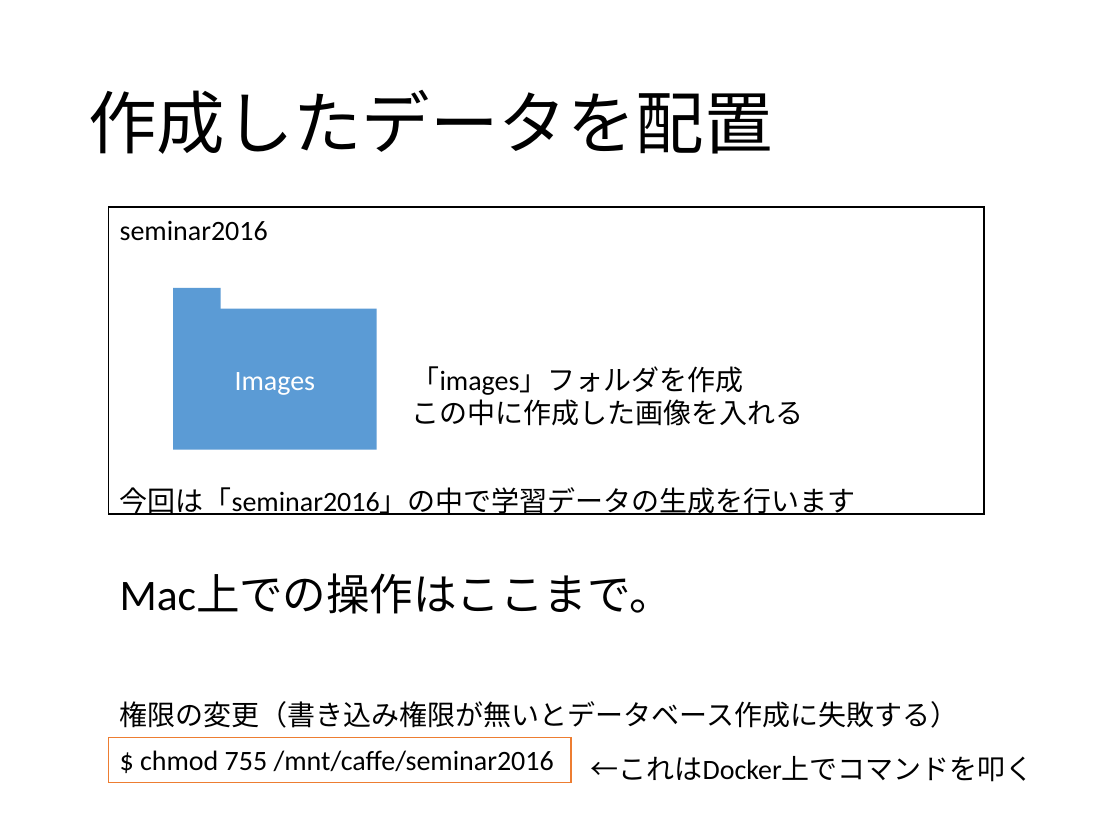
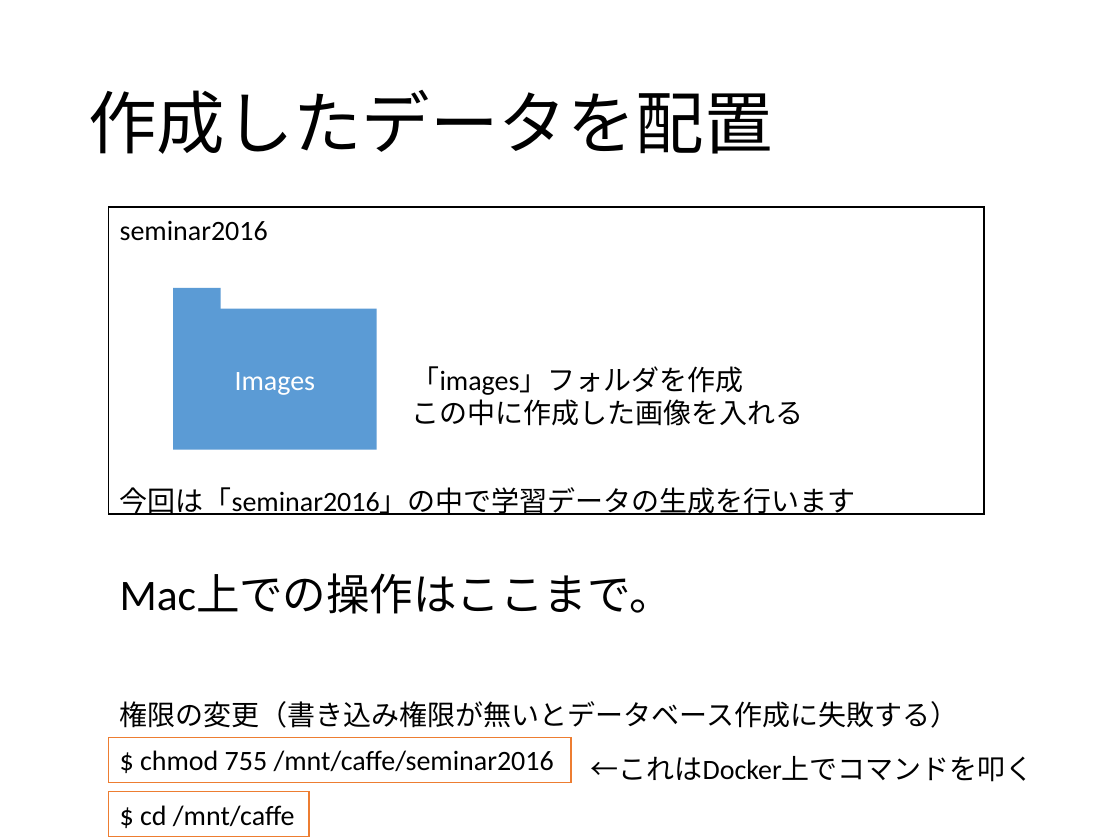
Before and after one commit to hara-lab-mizofumi/Seminar2016, a slide deck: slide 18 of 3-Caffe向けの自作データセットの作成.pptx. Drawn at 1120x840 pixels with LibreOffice and Linux fonts; fonts in the diff are those of the drawing. Boxes give left, top, right and bottom in pixels: in the first picture for what was removed or moved away, otherwise in the second. Text is boxed around its words. In the diff, an @@ line names an element or a change of style, - is before the commit and + after.

Commit message:
Fix
データベース変換が出来ない部分を修正（絶対パスを相対パスにした）

```diff
--- a/3-Caffe向けの自作データセットの作成.pptx
+++ b/3-Caffe向けの自作データセットの作成.pptx
@@ rectangle added at [109,792,309,837], fill #FFFFFF, outline #ED7D31 1 pt, 18 pt, text #000000 @@
+$ cd /mnt/caffe
```
Also in this commit, not shown: 1 other slide changed.
